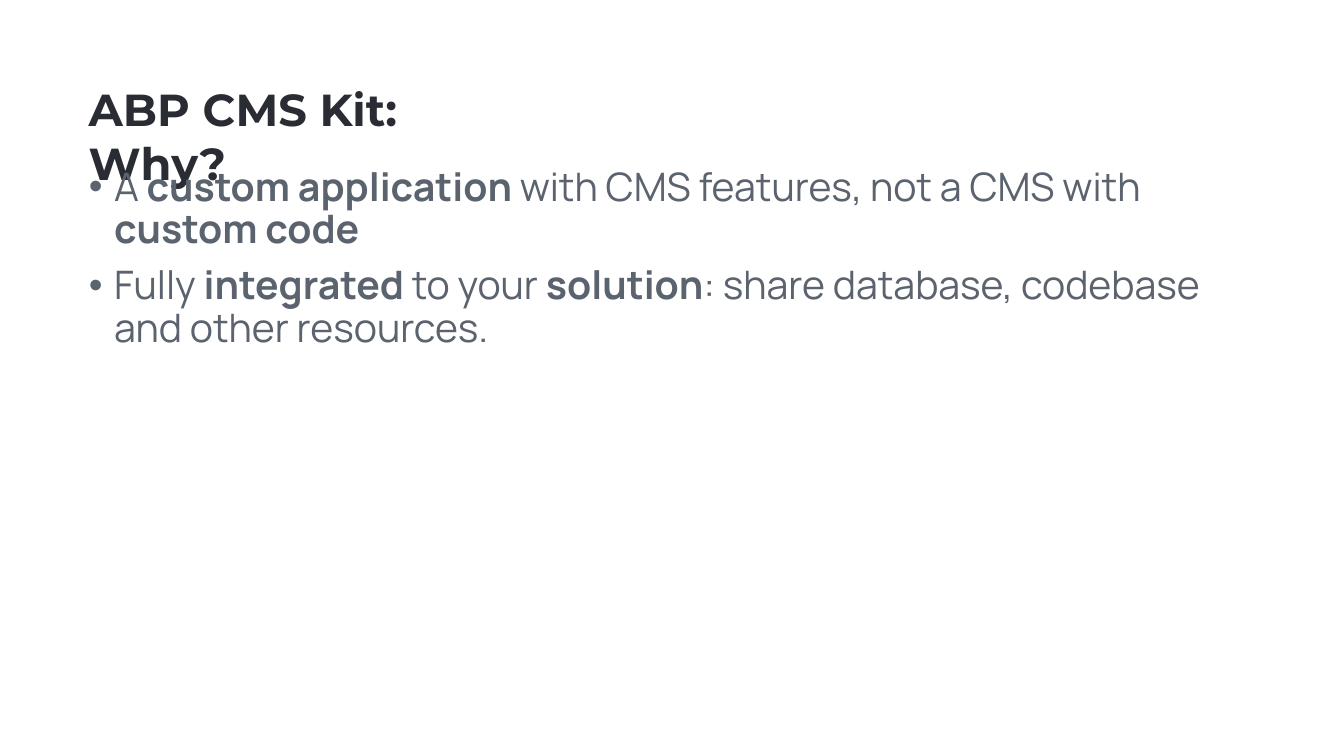
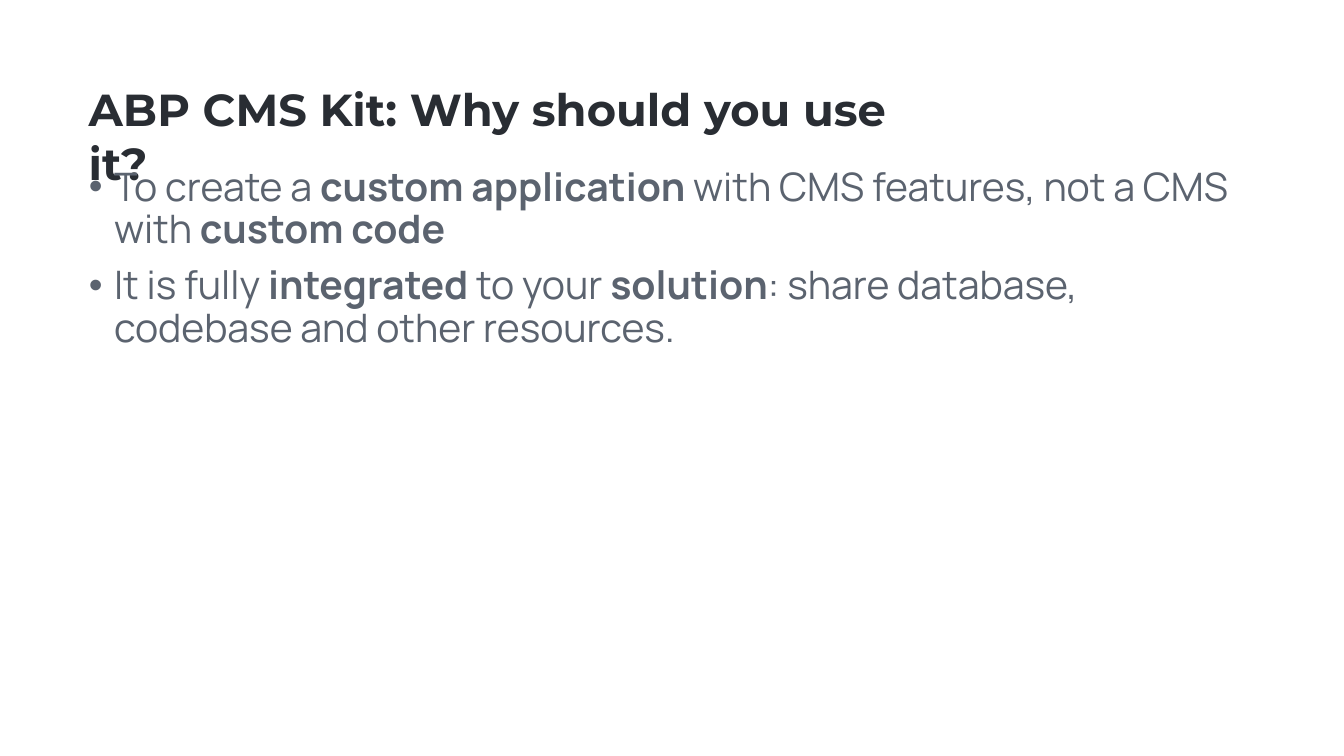
Before and after one commit to hikalkan/presentations, a slide deck: slide 5 of 2023-09-28 ABP CMS Kit/ABP CMS Kit.pptx (slide 3 before the commit). Drawn at 1344x756 pixels with LibreOffice and Linux fonts; fonts in the diff are those of the drawing; background and template pictures are left out. Boxes give left, top, right and bottom in pixels: in the first picture for what was removed or moved away, otherwise in the second. Text is boxed around its words. In the diff, an @@ line names an element or a change of style, - is before the commit and + after.

```diff
--- a/2023-09-28 ABP CMS Kit/ABP CMS Kit.pptx
+++ b/2023-09-28 ABP CMS Kit/ABP CMS Kit.pptx
@@ text at <box>89,91,886,190</box>: text changed @@
-ABP CMS Kit: Why?
+ABP CMS Kit: Why should you use it?
@@ text at <box>114,164,1228,343</box>: text changed @@
-• A custom application with CMS features, not a CMS with custom code
-• Fully integrated to your solution: share database, codebase and other resources.
+• To create a custom application with CMS features, not a CMS with custom code
+• It is fully integrated to your solution: share database, codebase and other resources.
```
Also in this commit, not shown: 1 other slide changed.
